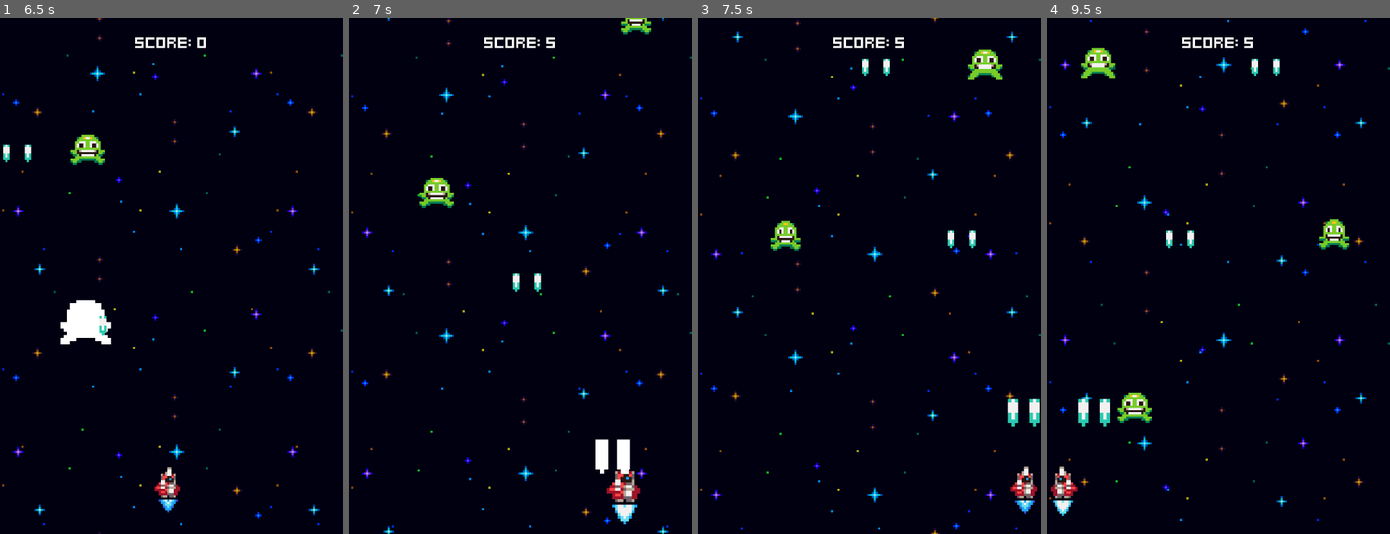
Above: before the commit, frames 1-4 (left to right).
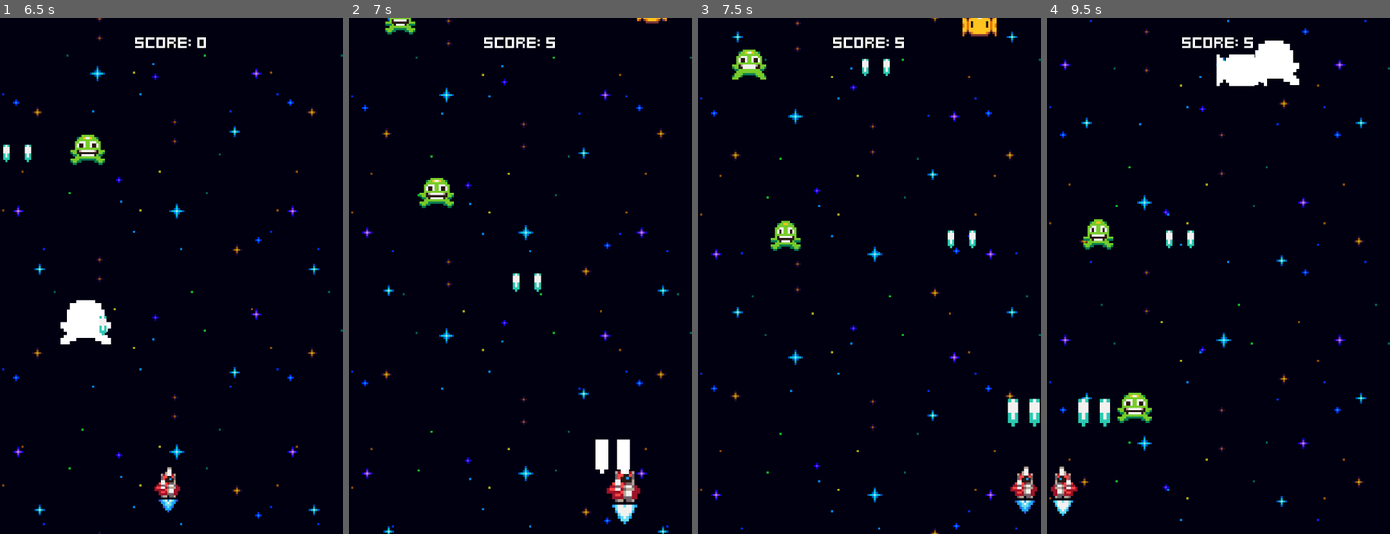
Above: after the commit, the same moments.

Repository: shizuokalol/space-shooter
Game: Godot game, scene res://menus/menu.tscn
Two runs of this game, one before a commit and one after it. Both use one fixed random seed, a clock stepped at 60 frames per second and the inputs below.
Inputs:
- Up to frame 1 (6.5 s): tap Space at 0.5 s; hold Right (ui_right) 0.53-1.28 s; tap Enter (ui_accept) at 0.6, 0.77, 1.07, 1.35, 1.52, 1.82, 2.1, 2.85, 3.02, 3.32, 3.6, 3.77, 4.07, 4.35, 4.52, 4.82, 5.1, 5.85, 6.02, 6.32 s; hold Left (ui_left) 1.28-2.03 s; hold Right (ui_right) 2.03-3.53 s; hold Left (ui_left) 3.53-5.78 s; hold Right (ui_right) from 5.78 s (still down)
- Up to frame 2 (7 s): keep holding Right (ui_right); tap Enter (ui_accept) at 6.6, 6.77 s
- Up to frame 3 (7.5 s): keep holding Right (ui_right); tap Enter (ui_accept) at 7.07, 7.35 s
- Up to frame 4 (9.5 s): tap Enter (ui_accept) at 7.52, 7.82, 8.1, 8.85, 9.02, 9.32 s; release Right (ui_right) at 8.03 s; hold Left (ui_left) from 8.03 s (still down)

Frame 1 is identical in both runs. In frame 2, 0.5% of the frame differs, in the area x 10-93%, y 0-4%; in frame 3, 1.2%; in frame 4, 2.7%, in the area x 9-89%, y 4-45%.

Commit message:
Create yellow enemy

Diff:
--- a/components/border_bounce_component.gd
+++ b/components/border_bounce_component.gd
@@ -1,36 +1,22 @@
-# Give the component a class name so it can be instanced as a custom node
 class_name BorderBounceComponent
 extends Node
 
 # The margin is used to allow actors to bounce before reaching the edge of the border
-@export var margin: = 8
-# Export the actor that this component will operate on
+@export var margin: int = 8
 @export var actor: Node2D
 # We need to grab the move component of the actor in order to change its velocity when bouncing
 @export var move_component: MoveComponent
 
-# Define the left and right borders to bounce on
-var left_border = 0
-# Use the display viewport width to get the right border of the screen
-var right_border = ProjectSettings.get_setting("display/window/size/viewport_width")
+var left_border: int = 0
+var right_border: int = ProjectSettings.get_setting("display/window/size/viewport_width")
 
 
-func _process(delta: float) -> void:
-	# If the actor's x position is less than the left border plus the margin,
-	# bounce off the left side of the screen
+func _process(_delta: float) -> void:
 	if actor.global_position.x < left_border + margin:
 		# Prevent the actor for going past the border + the margin
 		actor.global_position.x = left_border + margin
-		# When bouncing we use the .bounce function which takes a wall normal
-		# This wall normal is the direction of the face of the wall
-		# (it's a bit counter intuitive but a wall on the left would have a wall face with a normal of RIGHT)
 		move_component.velocity = move_component.velocity.bounce(Vector2.RIGHT)
-	# If the actor's x position is greater than the right border plus the margin,
-	# bounce off the right side of the screen
 	elif actor.global_position.x > right_border - margin:
 		# Prevent the actor for going past the border + the margin
 		actor.global_position.x = right_border - margin
-		# When bouncing we use the .bounce function which takes a wall normal
-		# This wall normal is the direction of the face of the wall
-		# (it's a bit counter intuitive but a wall on the right would have a wall face with a normal of LEFT)
 		move_component.velocity = move_component.velocity.bounce(Vector2.LEFT)
--- a/enemies/enemy.gd
+++ b/enemies/enemy.gd
@@ -1,3 +1,4 @@
+class_name Enemy
 extends Node2D
 
 @onready var visible_on_screen_notifier: VisibleOnScreenNotifier2D = $VisibleOnScreenNotifier2D
--- a/enemies/enemy_generator.gd
+++ b/enemies/enemy_generator.gd
@@ -1,12 +1,14 @@
 extends Node2D
 
 @export var green_enemy_scene: PackedScene = preload("uid://b5ircsi2hh42f")
+@export var yellow_enemy_scene: PackedScene
 
 var screen_width: int = ProjectSettings.get_setting("display/window/size/viewport_width")
 var margin: int = 8
 
 @onready var spawner_component: SpawnerComponent = $SpawnerComponent
 @onready var green_enemy_spawn_timer: Timer = $GreenEnemySpawnTimer
+@onready var yellow_enemy_spawn_timer: Timer = $YellowEnemySpawnTimer
 
 
 func _ready() -> void:
@@ -14,6 +16,12 @@
 		handle_spawn.bind(
 			green_enemy_scene,
 			green_enemy_spawn_timer,
+		),
+	)
+	yellow_enemy_spawn_timer.timeout.connect(
+		handle_spawn.bind(
+			yellow_enemy_scene,
+			yellow_enemy_spawn_timer,
 		),
 	)
 
--- a/enemies/enemy_generator.tscn
+++ b/enemies/enemy_generator.tscn
@@ -2,9 +2,11 @@
 
 [ext_resource type="Script" uid="uid://dm0jb7wkjyf6x" path="res://enemies/enemy_generator.gd" id="1_k80ol"]
 [ext_resource type="Script" uid="uid://b00v3pl1n10ry" path="res://components/spawner_component.gd" id="1_p85au"]
+[ext_resource type="PackedScene" uid="uid://bdfq27jap1m53" path="res://enemies/yellow_enemy.tscn" id="2_d5nw7"]
 
 [node name="EnemyGenerator" type="Node2D" unique_id=642784502]
 script = ExtResource("1_k80ol")
+yellow_enemy_scene = ExtResource("2_d5nw7")
 
 [node name="SpawnerComponent" type="Node2D" parent="." unique_id=1988356883]
 script = ExtResource("1_p85au")
@@ -13,3 +15,7 @@
 [node name="GreenEnemySpawnTimer" type="Timer" parent="." unique_id=1673573224]
 wait_time = 2.0
 autostart = true
+
+[node name="YellowEnemySpawnTimer" type="Timer" parent="." unique_id=396298886]
+wait_time = 5.0
+autostart = true
--- /dev/null
+++ b/enemies/yellow_enemy.gd
@@ -0,0 +1,6 @@
+extends Enemy
+
+
+func _ready() -> void:
+	super()
+	move_component.velocity.x = [-20.0, 20.0].pick_random()
--- /dev/null
+++ b/enemies/yellow_enemy.tscn
@@ -0,0 +1,63 @@
+[gd_scene format=3 uid="uid://bdfq27jap1m53"]
+
+[ext_resource type="PackedScene" uid="uid://dhggck8765dtp" path="res://enemies/enemy.tscn" id="1_rilk2"]
+[ext_resource type="Script" uid="uid://dg6nyrmokc3wx" path="res://enemies/yellow_enemy.gd" id="2_kcw3k"]
+[ext_resource type="Texture2D" uid="uid://b33ivoeye6vjv" path="res://assets/sprites/yellow_enemy.png" id="2_sy5vk"]
+[ext_resource type="Script" uid="uid://b552sqhofevn1" path="res://components/border_bounce_component.gd" id="4_fg4df"]
+
+[sub_resource type="AtlasTexture" id="AtlasTexture_kcw3k"]
+atlas = ExtResource("2_sy5vk")
+region = Rect2(0, 0, 16, 16)
+
+[sub_resource type="AtlasTexture" id="AtlasTexture_fg4df"]
+atlas = ExtResource("2_sy5vk")
+region = Rect2(16, 0, 16, 16)
+
+[sub_resource type="SpriteFrames" id="SpriteFrames_sy5vk"]
+animations = [{
+"frames": [{
+"duration": 1.0,
+"texture": SubResource("AtlasTexture_kcw3k")
+}, {
+"duration": 1.0,
+"texture": SubResource("AtlasTexture_fg4df")
+}],
+"loop": 1,
+"name": &"default",
+"speed": 3.0
+}]
+
+[sub_resource type="RectangleShape2D" id="RectangleShape2D_go1vp"]
+size = Vector2(16, 8)
+
+[sub_resource type="RectangleShape2D" id="RectangleShape2D_hb40o"]
+size = Vector2(8, 8)
+
+[node name="YellowEnemy" unique_id=29718754 instance=ExtResource("1_rilk2")]
+script = ExtResource("2_kcw3k")
+
+[node name="AnimatedSprite2D" parent="." index="0" unique_id=1103263160]
+sprite_frames = SubResource("SpriteFrames_sy5vk")
+autoplay = "default"
+
+[node name="CollisionShape2D" type="CollisionShape2D" parent="HurtboxComponent" parent_id_path=PackedInt32Array(855379052) index="0" unique_id=1152328446]
+shape = SubResource("RectangleShape2D_go1vp")
+
+[node name="CollisionShape2D" type="CollisionShape2D" parent="HitboxComponent" parent_id_path=PackedInt32Array(1921523173) index="0" unique_id=2131174746]
+shape = SubResource("RectangleShape2D_hb40o")
+debug_color = Color(0.9812116, 0, 0.37708429, 0.41960785)
+
+[node name="StatsComponent" parent="." index="5" unique_id=719049710]
+health = 6
+
+[node name="MoveComponent" parent="." index="6" unique_id=1731071827]
+velocity = Vector2(0, 10)
+
+[node name="ScoreComponent" parent="." index="12" unique_id=1051957704]
+adjust_amount = 10
+
+[node name="BorderBounceComponent" type="Node" parent="." index="13" unique_id=168928158 node_paths=PackedStringArray("actor", "move_component")]
+script = ExtResource("4_fg4df")
+actor = NodePath("..")
+move_component = NodePath("../MoveComponent")
+metadata/_custom_type_script = "uid://b552sqhofevn1"
--- a/world.gd
+++ b/world.gd
@@ -7,6 +7,7 @@
 
 
 func _ready() -> void:
+	randomize()
 	update_score_label(game_stats.score)
 	game_stats.score_changed.connect(update_score_label)
 
Not shown, added: enemies/yellow_enemy.gd.uid
